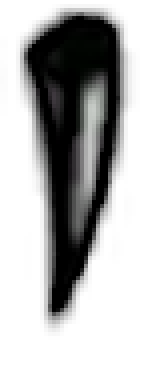
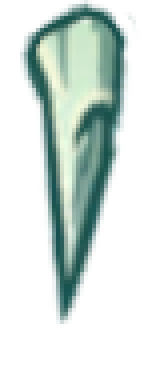
Revision of a layered 144×368 image; what changed, layer by layer:
renamed "stinger-0.png" to "Layer", showed it, moved it above "stinger-0.png copy", painted on it over left=0, top=0, right=140, bottom=336
hid "stinger-0.png copy" over left=0, top=4, right=140, bottom=336
